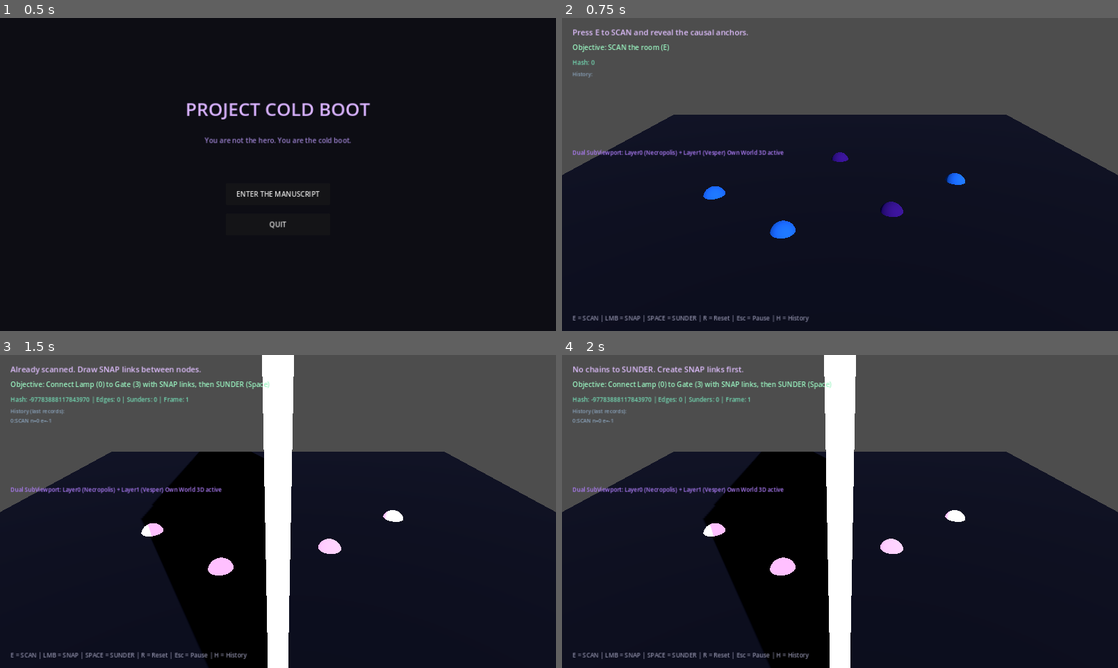
Above: before the commit, frames 1-4 (two rows, left to right).
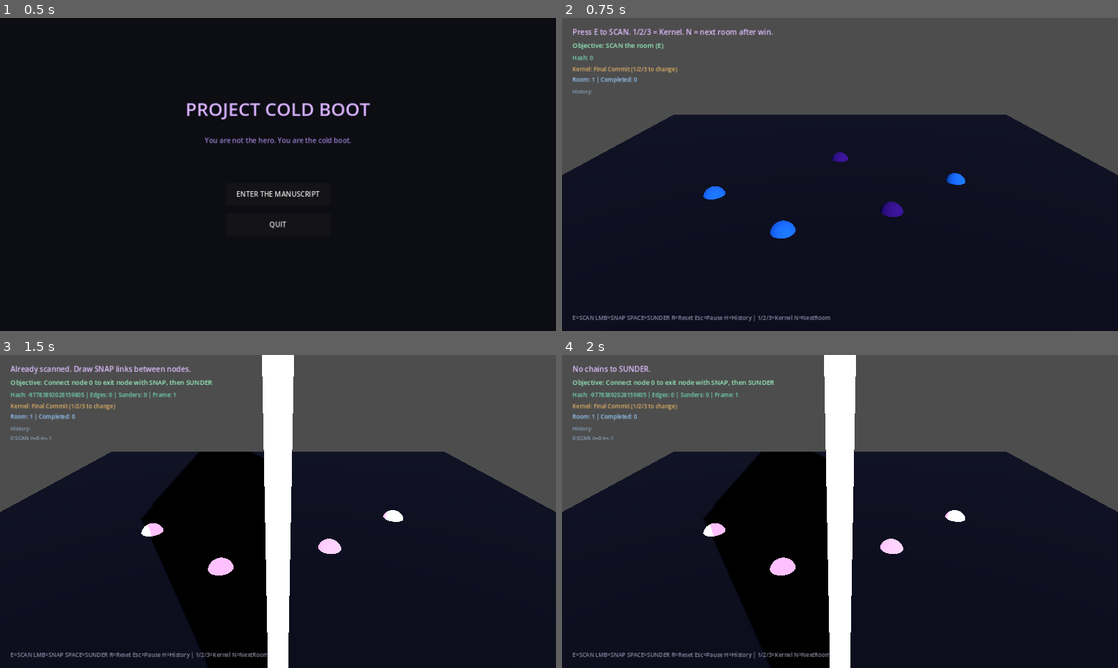
Above: after the commit, the same moments.

Repository: beyond-repair/Project-Cold-Boot
Game: Godot game, scene res://scenes/main_menu/MainMenu.tscn
Two runs of this game, one before a commit and one after it. Both use one fixed random seed, a clock stepped at 60 frames per second and the inputs below.
Inputs (mouse positions are in pixels of both pictures, inside the frame that each line leads up to):
- Up to frame 1 (0.5 s): no input
- Up to frame 2 (0.75 s): click "ENTER THE MANUSCRIPT" at 0.5 s
- Up to frame 3 (1.5 s): tap E (scan) at 1.25 s; move the mouse to (400, 495) at 1.27 s; hold E (scan) from 1.28 s (still down); click (400, 495) at 1.42 s
- Up to frame 4 (2 s): keep holding E (scan); tap Space (sunder) at 1.55 s

Frame 1 is identical in both runs. In frame 2, 2.0% of the frame differs, in the area x 1-49%, y 3-98%; in frame 3, 3.1%; in frame 4, 3.0%.

Commit message:
Cycle 4: Second room + Kernel selection stub + transition
- Two rooms (Room 1: original gate puzzle, Room 2: new anchors)
- Kernel selection (Final Commit / Force Revert / Keep Drafting) affects Auditor behavior
- Simple transition after win or via key
- GameState expanded for multi-room + kernel
- Self-review and STATUS updated

Diff:
--- a/godot/scenes/vertical_slice/VerticalSlice.tscn
+++ b/godot/scenes/vertical_slice/VerticalSlice.tscn
@@ -123,56 +123,65 @@
 [node name="StatusLabel" type="Label" parent="UI"]
 offset_left = 24.0
 offset_top = 20.0
-offset_right = 960.0
-offset_bottom = 60.0
+offset_right = 1000.0
+offset_bottom = 55.0
 theme_override_colors/font_color = Color(0.88, 0.75, 1, 1)
-theme_override_font_sizes/font_size = 18
+theme_override_font_sizes/font_size = 17
 text = "Press E to SCAN."
 
 [node name="ObjectiveLabel" type="Label" parent="UI"]
 offset_left = 24.0
-offset_top = 56.0
+offset_top = 52.0
 offset_right = 900.0
-offset_bottom = 88.0
+offset_bottom = 80.0
 theme_override_colors/font_color = Color(0.6, 0.95, 0.75, 1)
-theme_override_font_sizes/font_size = 16
+theme_override_font_sizes/font_size = 15
 text = "Objective: SCAN the room (E)"
 
 [node name="HashLabel" type="Label" parent="UI"]
 offset_left = 24.0
-offset_top = 92.0
+offset_top = 82.0
 offset_right = 700.0
-offset_bottom = 120.0
+offset_bottom = 108.0
 theme_override_colors/font_color = Color(0.45, 0.85, 0.7, 1)
-theme_override_font_sizes/font_size = 14
+theme_override_font_sizes/font_size = 13
 text = "Hash: 0"
 
+[node name="KernelLabel" type="Label" parent="UI"]
+offset_left = 24.0
+offset_top = 108.0
+offset_right = 500.0
+offset_bottom = 132.0
+theme_override_colors/font_color = Color(0.9, 0.7, 0.4, 1)
+theme_override_font_sizes/font_size = 13
+text = "Kernel: Final Commit (1/2/3)"
+
+[node name="RoomLabel" type="Label" parent="UI"]
+offset_left = 24.0
+offset_top = 132.0
+offset_right = 400.0
+offset_bottom = 156.0
+theme_override_colors/font_color = Color(0.6, 0.8, 1, 1)
+theme_override_font_sizes/font_size = 13
+text = "Room: 1 | Completed: 0"
+
 [node name="HistoryLabel" type="Label" parent="UI"]
 offset_left = 24.0
-offset_top = 120.0
+offset_top = 160.0
 offset_right = 420.0
-offset_bottom = 280.0
+offset_bottom = 300.0
 theme_override_colors/font_color = Color(0.55, 0.65, 0.75, 1)
 theme_override_font_sizes/font_size = 12
 text = "History:"
 
-[node name="LayerLabel" type="Label" parent="UI"]
-offset_left = 24.0
-offset_top = 300.0
-offset_right = 500.0
-offset_bottom = 340.0
-theme_override_colors/font_color = Color(0.7, 0.5, 1, 1)
-theme_override_font_sizes/font_size = 13
-text = "Dual SubViewport: Layer0 (Necropolis) + Layer1 (Vesper) Own World 3D active"
-
 [node name="HelpLabel" type="Label" parent="UI"]
 offset_left = 24.0
 offset_top = 680.0
-offset_right = 1000.0
+offset_right = 1100.0
 offset_bottom = 710.0
 theme_override_colors/font_color = Color(0.55, 0.55, 0.65, 1)
-theme_override_font_sizes/font_size = 14
-text = "E = SCAN | LMB = SNAP | SPACE = SUNDER | R = Reset | Esc = Pause | H = History"
+theme_override_font_sizes/font_size = 13
+text = "E=SCAN LMB=SNAP SPACE=SUNDER R=Reset Esc=Pause H=History | 1/2/3=Kernel N=NextRoom"
 
 [node name="WinPanel" type="PanelContainer" parent="UI"]
 visible = false
@@ -181,16 +190,16 @@
 anchor_top = 0.5
 anchor_right = 0.5
 anchor_bottom = 0.5
-offset_left = -220.0
-offset_top = -80.0
-offset_right = 220.0
-offset_bottom = 80.0
+offset_left = -240.0
+offset_top = -90.0
+offset_right = 240.0
+offset_bottom = 90.0
 
 [node name="WinLabel" type="Label" parent="UI/WinPanel"]
 layout_mode = 2
 theme_override_colors/font_color = Color(0.85, 0.7, 1, 1)
-theme_override_font_sizes/font_size = 20
-text = "GATE OPEN\nSable: \"You rewrote the fragment.\"\nPress R to run again."
+theme_override_font_sizes/font_size = 18
+text = "ROOM REWRITTEN\nSable: \"Another fragment secured.\"\nPress N for next room | R to reset"
 horizontal_alignment = 1
 vertical_alignment = 1
 
--- a/godot/scripts/systems/GameState.gd
+++ b/godot/scripts/systems/GameState.gd
@@ -1,7 +1,5 @@
 extends Node
-## Architecture-aligned DLRSE simulation (Cycle 2).
-## Log-only emission → validate → single-writer commit.
-## Quantized positions + MutationLog history for replay/debug.
+## DLRSE simulation — Cycle 4: multi-room + Kernel stub.
 
 signal graph_changed
 signal frame_committed(frame_id: int, hash: int)
@@ -12,14 +10,18 @@
 signal auditor_intervened
 signal gate_opened
 signal demo_won
+signal room_changed(room_id: int)
+signal kernel_changed(kernel_name: String)
 
 const QUANT_SCALE := 1000
 const MAX_MUTATIONS_PER_FRAME := 16
 const MAX_HISTORY := 64
 
+enum Kernel { FINAL_COMMIT, FORCE_REVERT, KEEP_DRAFTING }
+
 var frame_id: int = 0
 var mutation_log: Array[Dictionary] = []
-var history: Array[Dictionary] = []          # retained committed records
+var history: Array[Dictionary] = []
 var nodes: Array[Dictionary] = []
 var edges: Array[Dictionary] = []
 var scanned: bool = false
@@ -29,9 +31,24 @@
 var last_hash: int = 0
 var snap_count: int = 0
 var last_reject_reason: String = ""
+var current_room: int = 1
+var current_kernel: Kernel = Kernel.FINAL_COMMIT
+var rooms_completed: int = 0
 
 func _ready() -> void:
 	reset_demo()
+
+func set_kernel(k: Kernel) -> void:
+	current_kernel = k
+	var names = ["Final Commit", "Force Revert", "Keep Drafting"]
+	kernel_changed.emit(names[k])
+
+func get_kernel_name() -> String:
+	match current_kernel:
+		Kernel.FINAL_COMMIT: return "Final Commit"
+		Kernel.FORCE_REVERT: return "Force Revert"
+		Kernel.KEEP_DRAFTING: return "Keep Drafting"
+	return "Unknown"
 
 func reset_demo() -> void:
 	frame_id = 0
@@ -46,12 +63,40 @@
 	last_hash = 0
 	snap_count = 0
 	last_reject_reason = ""
-	_add_node(0, _q(Vector3(-4, 0, 0)), 1, "Vesper_Lamp")
-	_add_node(1, _q(Vector3(-1.5, 0, 2)), 1, "Vesper_Conduit")
-	_add_node(2, _q(Vector3(1.5, 0, 1)), 0, "Necro_Spire")
-	_add_node(3, _q(Vector3(4, 0, -1)), 1, "Vesper_Gate")
-	_add_node(4, _q(Vector3(0, 0, -3)), 0, "Necro_Anchor")
+	current_room = 1
+	rooms_completed = 0
+	_load_room(1)
 	graph_changed.emit()
+
+func go_to_room(room_id: int) -> void:
+	current_room = room_id
+	mutation_log.clear()
+	edges.clear()
+	scanned = false
+	sunder_count = 0
+	auditor_active = false
+	gate_is_open = false
+	snap_count = 0
+	_load_room(room_id)
+	room_changed.emit(room_id)
+	graph_changed.emit()
+
+func _load_room(room_id: int) -> void:
+	nodes.clear()
+	if room_id == 1:
+		_add_node(0, _q(Vector3(-4, 0, 0)), 1, "Vesper_Lamp")
+		_add_node(1, _q(Vector3(-1.5, 0, 2)), 1, "Vesper_Conduit")
+		_add_node(2, _q(Vector3(1.5, 0, 1)), 0, "Necro_Spire")
+		_add_node(3, _q(Vector3(4, 0, -1)), 1, "Vesper_Gate")
+		_add_node(4, _q(Vector3(0, 0, -3)), 0, "Necro_Anchor")
+	else:
+		# Room 2 — different layout, more Necropolis influence
+		_add_node(0, _q(Vector3(-3, 0, 1)), 0, "Necro_Root")
+		_add_node(1, _q(Vector3(0, 0, 2.5)), 1, "Vesper_Relay")
+		_add_node(2, _q(Vector3(3, 0, 0.5)), 0, "Necro_Vault")
+		_add_node(3, _q(Vector3(0, 0, -2.5)), 1, "Vesper_Exit")
+		_add_node(4, _q(Vector3(-2, 0, -1)), 0, "Necro_Echo")
+		_add_node(5, _q(Vector3(2, 0, -1.5)), 1, "Vesper_Lock")
 
 func _q(v: Vector3) -> Vector3i:
 	return Vector3i(int(round(v.x * QUANT_SCALE)), int(round(v.y * QUANT_SCALE)), int(round(v.z * QUANT_SCALE)))
@@ -60,11 +105,7 @@
 	return Vector3(float(qi.x) / QUANT_SCALE, float(qi.y) / QUANT_SCALE, float(qi.z) / QUANT_SCALE)
 
 func _add_node(id: int, qpos: Vector3i, layer: int, label: String) -> void:
-	nodes.append({
-		"id": id, "qpos": qpos, "layer": layer, "label": label,
-		"active": true, "revealed": false, "locked": false,
-		"domain": [1.0, 0.0, 0.0, 0.0]
-	})
+	nodes.append({"id": id, "qpos": qpos, "layer": layer, "label": label, "active": true, "revealed": false, "locked": false, "domain": [1.0, 0.0, 0.0, 0.0]})
 
 func get_node_pos(id: int) -> Vector3:
 	if id < 0 or id >= nodes.size():
@@ -76,10 +117,7 @@
 	last_reject_reason = ""
 
 func log_mutation(op_type: String, node_id: int, edge_id: int = -1, payload: Array = [], priority: int = 0) -> void:
-	mutation_log.append({
-		"frame": frame_id, "seq": mutation_log.size(), "priority": priority,
-		"op": op_type, "node": node_id, "edge": edge_id, "payload": payload
-	})
+	mutation_log.append({"frame": frame_id, "seq": mutation_log.size(), "priority": priority, "op": op_type, "node": node_id, "edge": edge_id, "payload": payload})
 
 func commit_frame() -> bool:
 	if not _validate_budget():
@@ -97,7 +135,6 @@
 
 	for rec in mutation_log:
 		_apply(rec)
-		# Retain history for replay / debug
 		history.append(rec.duplicate(true))
 		if history.size() > MAX_HISTORY:
 			history.pop_front()
@@ -165,11 +202,13 @@
 					chain.append(e)
 			sunder_count += 1
 			sunder_executed.emit(chain)
-			if _has_path(0, 3):
-				nodes[3]["label"] = "Vesper_Gate_OPEN"
+			var target_id = 3 if current_room == 1 else 3
+			if _has_path(0, target_id):
+				nodes[target_id]["label"] = nodes[target_id].label + "_OPEN"
 				gate_is_open = true
 				gate_opened.emit()
 				demo_won.emit()
+				rooms_completed += 1
 		"AUD_LOCK":
 			var nid: int = rec.node
 			if nid >= 0 and nid < nodes.size():
@@ -197,7 +236,7 @@
 	return false
 
 func _compute_hash() -> int:
-	var h := 0xCB94F00D
+	var h := 0xCB94F00D ^ (current_kernel * 997) ^ (current_room * 131)
 	for n in nodes:
 		h = (h * 31 + n.id) ^ (n.layer * 17)
 		h = h ^ (n.qpos.x + n.qpos.y * 3 + n.qpos.z * 7)
@@ -214,3 +253,11 @@
 		var r = history[i]
 		lines.append("%d:%s n=%d e=%d" % [r.frame, r.op, r.node, r.edge])
 	return "\n".join(lines)
+
+# Kernel-modulated Auditor aggression
+func get_auditor_lock_threshold() -> int:
+	match current_kernel:
+		Kernel.FINAL_COMMIT: return 1   # locks early
+		Kernel.FORCE_REVERT: return 2
+		Kernel.KEEP_DRAFTING: return 3  # more tolerant
+	return 1
--- a/godot/scripts/vertical_slice/VerticalSlice.gd
+++ b/godot/scripts/vertical_slice/VerticalSlice.gd
@@ -1,11 +1,13 @@
 extends Node3D
-## Vertical Slice — Cycle 3: Dual SubViewport scaffold active.
+## Vertical Slice — Cycle 4: multi-room + Kernel.
 
 @onready var status_label: Label = $UI/StatusLabel
 @onready var help_label: Label = $UI/HelpLabel
 @onready var hash_label: Label = $UI/HashLabel
 @onready var objective_label: Label = $UI/ObjectiveLabel
 @onready var history_label: Label = $UI/HistoryLabel
+@onready var kernel_label: Label = $UI/KernelLabel
+@onready var room_label: Label = $UI/RoomLabel
 @onready var node_container: Node3D = $GraphNodes
 @onready var edge_container: Node3D = $GraphEdges
 @onready var auditor_mesh: MeshInstance3D = $Auditor
@@ -32,16 +34,19 @@
 	GameState.frame_committed.connect(_on_committed)
 	GameState.validation_failed.connect(_on_validation_failed)
 	GameState.demo_won.connect(_on_win)
+	GameState.room_changed.connect(_on_room_changed)
+	GameState.kernel_changed.connect(_on_kernel_changed)
 	win_panel.visible = false
 	pause_panel.visible = false
 	history_label.visible = show_history
 	_rebuild_visuals()
 	_update_objective()
-	_update_ui("Press E to SCAN and reveal the causal anchors.")
-	help_label.text = "E = SCAN | LMB = SNAP | SPACE = SUNDER | R = Reset | Esc = Pause | H = History"
+	_update_kernel_ui()
+	_update_room_ui()
+	_update_ui("Press E to SCAN. 1/2/3 = Kernel. N = next room after win.")
+	help_label.text = "E=SCAN LMB=SNAP SPACE=SUNDER R=Reset Esc=Pause H=History | 1/2/3=Kernel N=NextRoom"
 
 func _process(_delta: float) -> void:
-	# Keep dual-layer cameras in sync with main camera (Architecture requirement)
 	if cam_main and cam_l0 and cam_l1:
 		cam_l0.global_transform = cam_main.global_transform
 		cam_l1.global_transform = cam_main.global_transform
@@ -50,10 +55,32 @@
 	if event.is_action_pressed("pause_menu"):
 		_toggle_pause()
 		return
-	if event is InputEventKey and event.pressed and event.keycode == KEY_H:
-		show_history = not show_history
-		history_label.visible = show_history
-		return
+	if event is InputEventKey and event.pressed:
+		match event.keycode:
+			KEY_H:
+				show_history = not show_history
+				history_label.visible = show_history
+				return
+			KEY_1:
+				GameState.set_kernel(GameState.Kernel.FINAL_COMMIT)
+				return
+			KEY_2:
+				GameState.set_kernel(GameState.Kernel.FORCE_REVERT)
+				return
+			KEY_3:
+				GameState.set_kernel(GameState.Kernel.KEEP_DRAFTING)
+				return
+			KEY_N:
+				if demo_complete or GameState.gate_is_open:
+					var next_room = 2 if GameState.current_room == 1 else 1
+					GameState.go_to_room(next_room)
+					demo_complete = false
+					auditor_mesh.visible = false
+					sable_mesh.visible = false
+					win_panel.visible = false
+					selected_node = -1
+					_update_ui("Entered Room %d. Press E to SCAN." % next_room)
+				return
 	if paused:
 		return
 	if demo_complete and not event.is_action_pressed("reset_demo"):
@@ -82,6 +109,7 @@
 	_update_ui("Demo reset. Press E to SCAN.")
 	_update_objective()
 	_update_history()
+	_update_room_ui()
 
 func _do_scan() -> void:
 	if GameState.scanned:
@@ -92,13 +120,13 @@
 	if not GameState.commit_frame():
 		_update_ui("SCAN rejected: %s" % GameState.last_reject_reason)
 		return
-	_update_ui("SCAN complete. Click two nodes to create a causal SNAP link.")
+	_update_ui("SCAN complete. Click two nodes to SNAP.")
 	_update_objective()
 	_update_history()
 
 func _try_select_node() -> void:
 	if not GameState.scanned:
-		_update_ui("Scan first (E) to reveal anchors.")
+		_update_ui("Scan first (E).")
 		return
 	var cam := get_viewport().get_camera_3d()
 	if cam == null:
@@ -115,11 +143,11 @@
 	if collider and collider.has_meta("node_id"):
 		var id: int = collider.get_meta("node_id")
 		if GameState.nodes[id].locked:
-			_update_ui("Node %d is locked by an Auditor. Find another path." % id)
+			_update_ui("Node %d locked by Auditor. Adapt." % id)
 			return
 		if selected_node == -1:
 			selected_node = id
-			_update_ui("Selected [%d] %s. Click another node to SNAP." % [id, GameState.nodes[id].label])
+			_update_ui("Selected [%d] %s. Click another to SNAP." % [id, GameState.nodes[id].label])
 		elif selected_node != id:
 			_do_snap(selected_node, id)
 			selected_node = -1
@@ -127,8 +155,10 @@
 func _do_snap(from_id: int, to_id: int) -> void:
 	GameState.begin_frame()
 	GameState.log_mutation("SNAP", from_id, to_id, [], 0)
-	if GameState.snap_count == 1 and not GameState.auditor_active:
-		GameState.log_mutation("AUD_LOCK", 2, -1, [], 2)
+	var threshold = GameState.get_auditor_lock_threshold()
+	if GameState.snap_count >= threshold and not GameState.auditor_active:
+		var lock_target = 2 if GameState.nodes.size() > 2 else 1
+		GameState.log_mutation("AUD_LOCK", lock_target, -1, [], 2)
 	if not GameState.commit_frame():
 		_update_ui("SNAP rejected: %s" % GameState.last_reject_reason)
 		return
@@ -137,7 +167,7 @@
 
 func _do_sunder() -> void:
 	if GameState.edges.is_empty():
-		_update_ui("No chains to SUNDER. Create SNAP links first.")
+		_update_ui("No chains to SUNDER.")
 		return
 	GameState.begin_frame()
 	GameState.log_mutation("SUNDER", 0, -1, [], 0)
@@ -151,23 +181,31 @@
 	bleed_seam.visible = true
 
 func _on_snap(from_id: int, to_id: int) -> void:
-	_update_ui("SNAP created: %d → %d. Path to Gate required for SUNDER resolution." % [from_id, to_id])
+	_update_ui("SNAP: %d → %d" % [from_id, to_id])
 
 func _on_sunder(chain: Array) -> void:
 	if GameState.gate_is_open:
-		_update_ui("SUNDER resolved. Gate OPEN.")
+		_update_ui("SUNDER resolved. Exit OPEN. Press N for next room.")
 	else:
-		_update_ui("SUNDER executed (%d links). No path from Lamp (0) to Gate (3) yet." % chain.size())
+		_update_ui("SUNDER (%d links). Path from 0 to exit not complete." % chain.size())
 
 func _on_auditor() -> void:
 	auditor_mesh.visible = true
-	_update_ui("AUDITOR lock applied. One node is now unusable. Adapt.")
+	_update_ui("AUDITOR lock applied (Kernel: %s)." % GameState.get_kernel_name())
 
 func _on_win() -> void:
 	demo_complete = true
 	sable_mesh.visible = true
 	win_panel.visible = true
-	_update_ui("Manuscript fragment rewritten. Sable acknowledges the Cold Boot.")
+	_update_ui("Room %d rewritten. Press N for next room or R to reset." % GameState.current_room)
+
+func _on_room_changed(room_id: int) -> void:
+	_update_room_ui()
+	bleed_seam.visible = false
+
+func _on_kernel_changed(kernel_name: String) -> void:
+	_update_kernel_ui()
+	_update_ui("Kernel set to: %s" % kernel_name)
 
 func _on_committed(_fid: int, h: int) -> void:
 	hash_label.text = "Hash: %d | Edges: %d | Sunders: %d | Frame: %d" % [h, GameState.edges.size(), GameState.sunder_count, _fid]
@@ -183,12 +221,18 @@
 	if not GameState.scanned:
 		objective_label.text = "Objective: SCAN the room (E)"
 	elif not GameState.gate_is_open:
-		objective_label.text = "Objective: Connect Lamp (0) to Gate (3) with SNAP links, then SUNDER (Space)"
+		objective_label.text = "Objective: Connect node 0 to exit node with SNAP, then SUNDER"
 	else:
-		objective_label.text = "Objective: Complete — Gate is open"
+		objective_label.text = "Objective: Room complete — Press N for next room"
 
 func _update_history() -> void:
-	history_label.text = "History (last records):\n" + GameState.get_history_summary()
+	history_label.text = "History:\n" + GameState.get_history_summary()
+
+func _update_kernel_ui() -> void:
+	kernel_label.text = "Kernel: %s (1/2/3 to change)" % GameState.get_kernel_name()
+
+func _update_room_ui() -> void:
+	room_label.text = "Room: %d | Completed: %d" % [GameState.current_room, GameState.rooms_completed]
 
 func _rebuild_visuals() -> void:
 	for c in node_container.get_children():
@@ -216,7 +260,7 @@
 			mat.albedo_color = Color(0.9, 0.15, 0.15)
 			mat.emission = Color(1.0, 0.1, 0.1)
 			mat.emission_energy_multiplier = 3.0
-		if n.id == 3 and GameState.gate_is_open:
+		if str(n.label).ends_with("_OPEN"):
 			mat.albedo_color = Color(0.2, 0.9, 0.4)
 			mat.emission = Color(0.3, 1.0, 0.5)
 		mi.material_override = mat
@@ -248,9 +292,6 @@
 		mat.emission_enabled = true
 		mat.emission = Color(0.75, 0.25, 1.0)
 		mat.emission_energy_multiplier = 4.0
-		if e.corrupted:
-			mat.albedo_color = Color(1.0, 0.25, 0.25)
-			mat.emission = Color(1.0, 0.2, 0.2)
 		mi.material_override = mat
 		mi.position = (from_pos + to_pos) / 2.0
 		mi.look_at(to_pos, Vector3.UP)
Not shown, changed: docs/DEMO.md
Not shown, changed: docs/SELF_REVIEW.md
Not shown, changed: docs/STATUS.md
